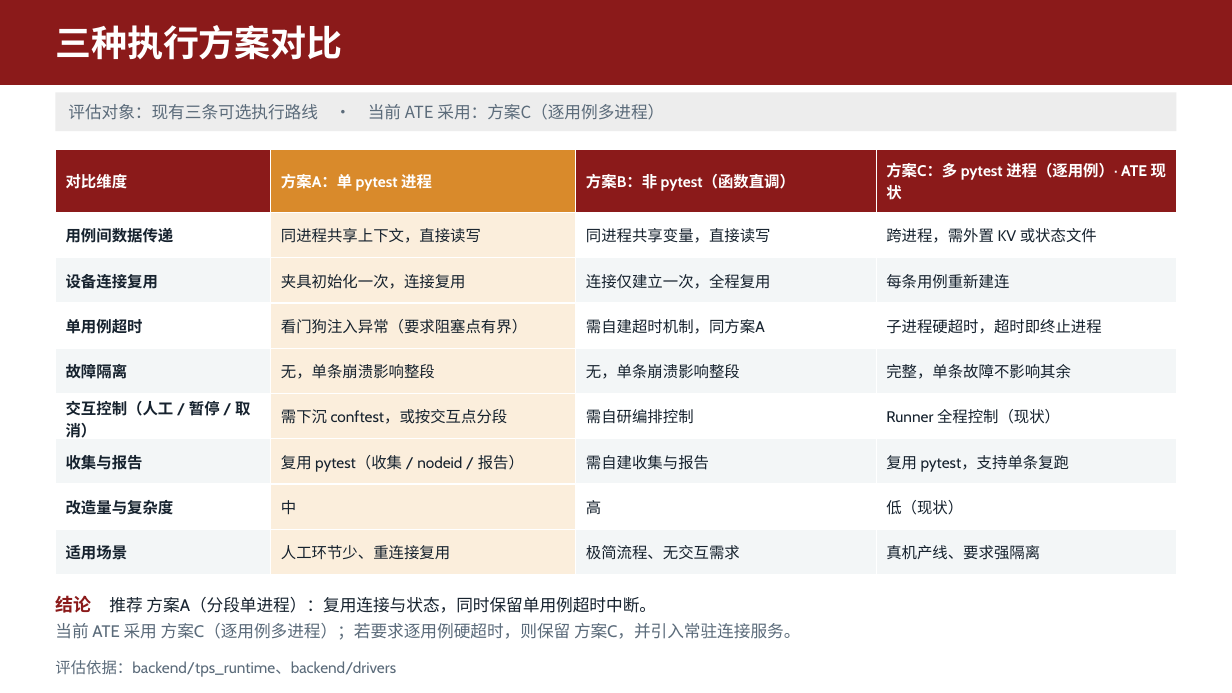
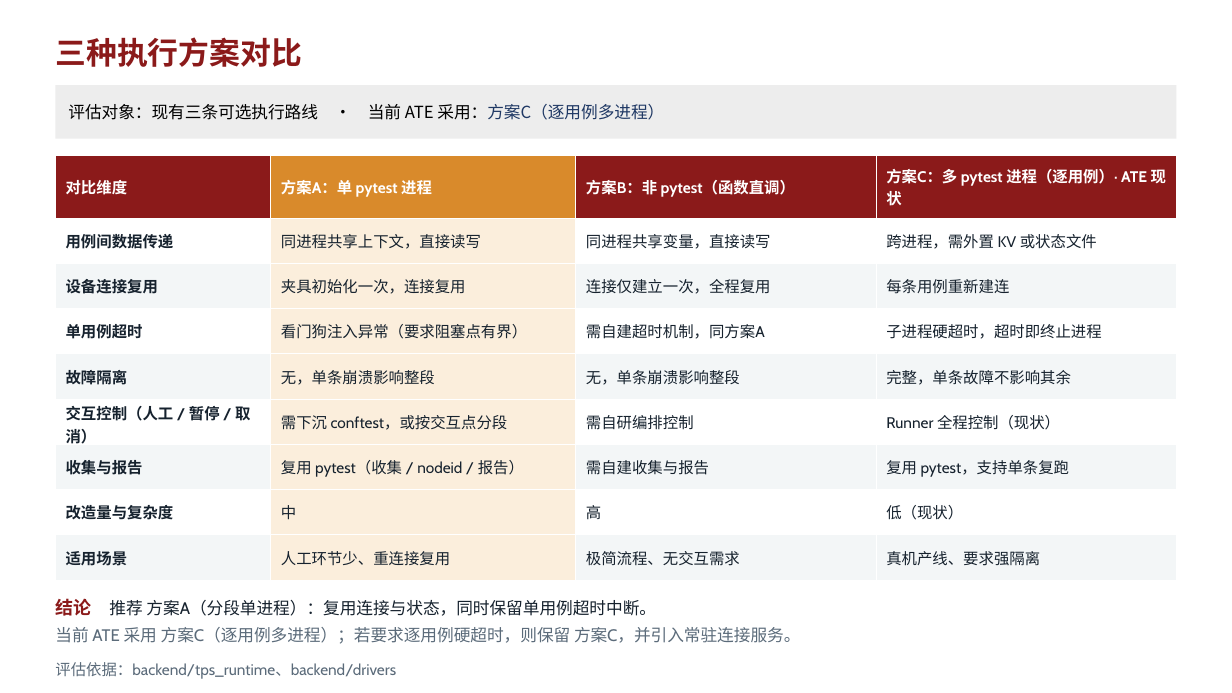
Before and after one commit to KenerlMage/ATEDemo, a slide deck: slide 3 of docs/测试执行方案.pptx. Drawn at 1232x693 pixels with LibreOffice and Linux fonts; fonts in the diff are those of the drawing. Boxes give left, top, right and bottom in pixels: in the first picture for what was removed or moved away, otherwise in the second. Text is boxed around its words. In the diff, an @@ line names an element or a change of style, - is before the commit and + after.

Commit message:
docs: 测试执行方案 标题改白底深红字(小两号)、副标题补参数化注入说明(黑字+深蓝关键词)

```diff
--- a/docs/测试执行方案.pptx
+++ b/docs/测试执行方案.pptx
@@ text "三种执行方案对比": place and size @@
-text "三种执行方案对比" at box(0, 0, 1232, 85)
+text "三种执行方案对比" at box(55, 37, 301, 67)
@@ text "三种执行方案对比" at box(55, 37, 301, 67): size 28 to 24 pt, text colour #FFFFFF to #8B1A1A; fill #8B1A1A to none @@
@@ rectangle "评估对象：现有三条可选执行路线 · 当前 ATE 采用：方案C（逐用例多进程）": place and size @@
-rectangle "评估对象：现有三条可选执行路线 · 当前 ATE 采用：方案C（逐用例多进程）" at box(55, 92, 1177, 131)
+rectangle "评估对象：现有三条可选执行路线 · 当前 ATE 采用：方案C（逐用例多进程）" at box(55, 85, 1177, 139)
@@ rectangle "评估对象：现有三条可选执行路线 · 当前 ATE 采用：方案C（逐用例多进程）" at box(55, 85, 1177, 139): text colour #5B6B7A to #000000 in "评估对象：现有三条可选执行路线 · 当前 ATE 采用：方案C（逐用例多进程）"; text colour #5B6B7A to #1F3864 in "采用：方案C（逐用例多进程）" @@
@@ table: place and size @@
-table at box(55, 150, 1177, 575)
+table at box(55, 155, 1177, 580)
@@ text "结论 推荐 方案A（分段单进程）：复用连接与状态，同时保留单用例超时中断。": place and size @@
-text "结论 推荐 方案A（分段单进程）：复用连接与状态，同时保留单用例超时中断。" at box(55, 595, 801, 640)
+text "结论 推荐 方案A（分段单进程）：复用连接与状态，同时保留单用例超时中断。" at box(55, 598, 801, 644)
```
Also in this commit, not shown: 3 other slides changed.
